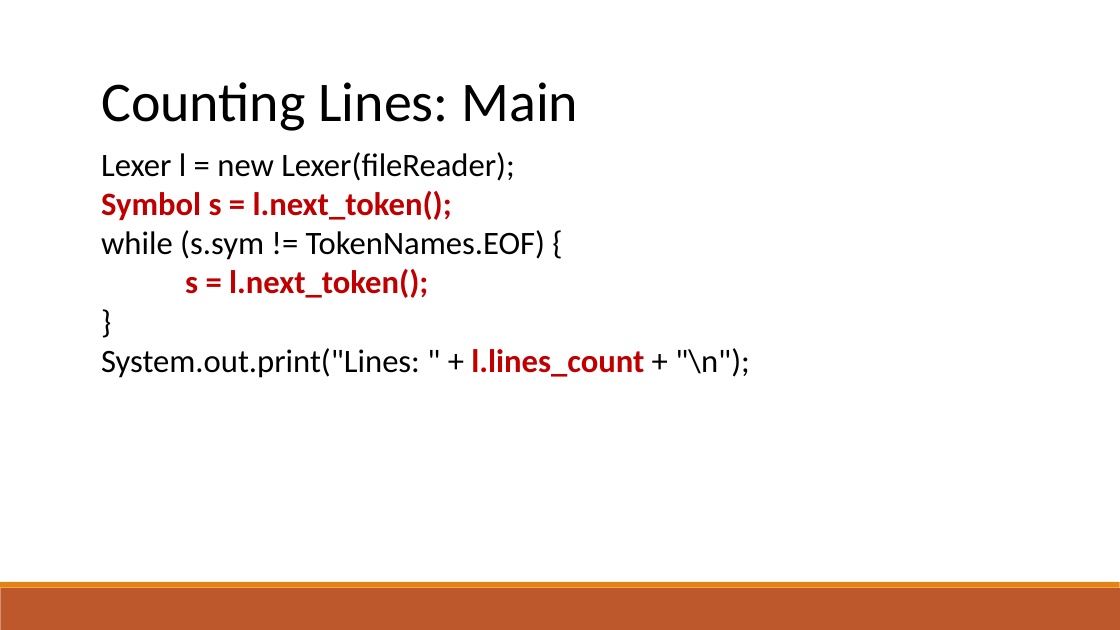
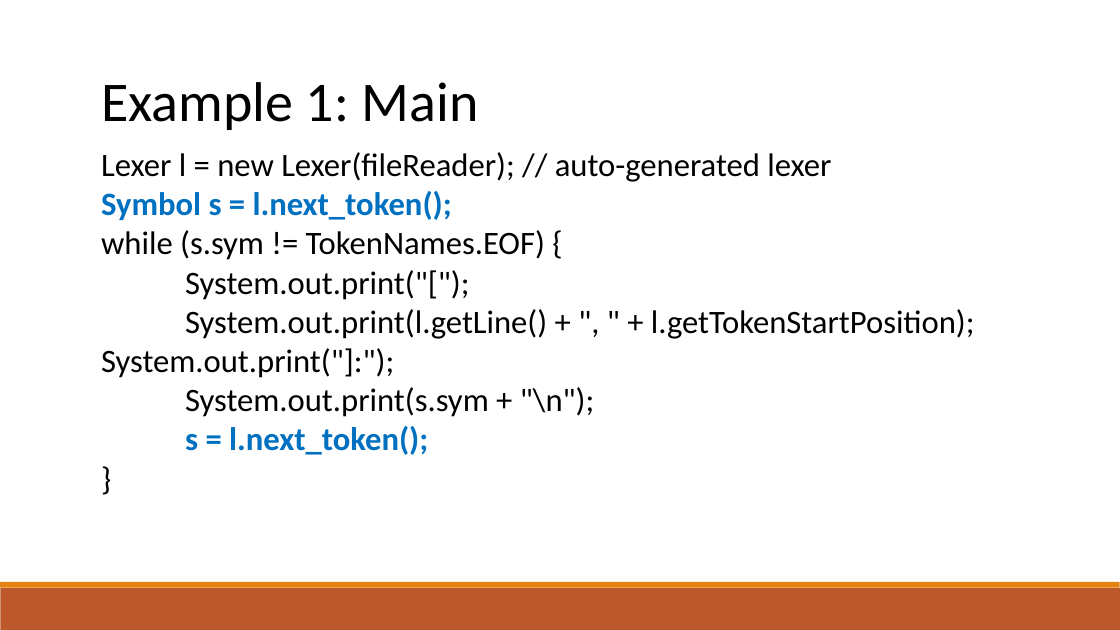
Before and after one commit to raghadzeidan/COMPILATION_TAU_FOR_STUDENTS, a slide deck: slide 92 of new_slides/lexical_analysis.pptx. Drawn at 1120x630 pixels with LibreOffice and Linux fonts; fonts in the diff are those of the drawing. Boxes give left, top, right and bottom in pixels: in the first picture for what was removed or moved away, otherwise in the second. Text is boxed around its words. In the diff, an @@ line names an element or a change of style, - is before the commit and + after.

```diff
--- a/new_slides/lexical_analysis.pptx
+++ b/new_slides/lexical_analysis.pptx
@@ text at (101, 82, 479, 130): text changed @@
-Counting Lines: Main
+Example 1: Main
@@ text at (101, 152, 831, 182): text changed @@
-Lexer l = new Lexer(fileReader);
+Lexer l = new Lexer(fileReader); // auto-generated lexer
@@ text at (101, 191, 452, 455): text colour #C00000 to #0070C0 in "Symbol s = l.next_token();", "s = l.next_token();" @@
@@ text at (101, 270, 975, 417): paragraphs added @@
+System.out.print("[");
+System.out.print(l.getLine() + ", " + l.getTokenStartPosition); System.out.print("]:");
+System.out.print(s.sym + "\n");
@@ text at (101, 348, 749, 378): paragraph removed @@
-System.out.print("Lines: " + l.lines_count + "\n");
```
Also in this commit, not shown: 17 other slides changed, 23 slides added, 1 other file.
